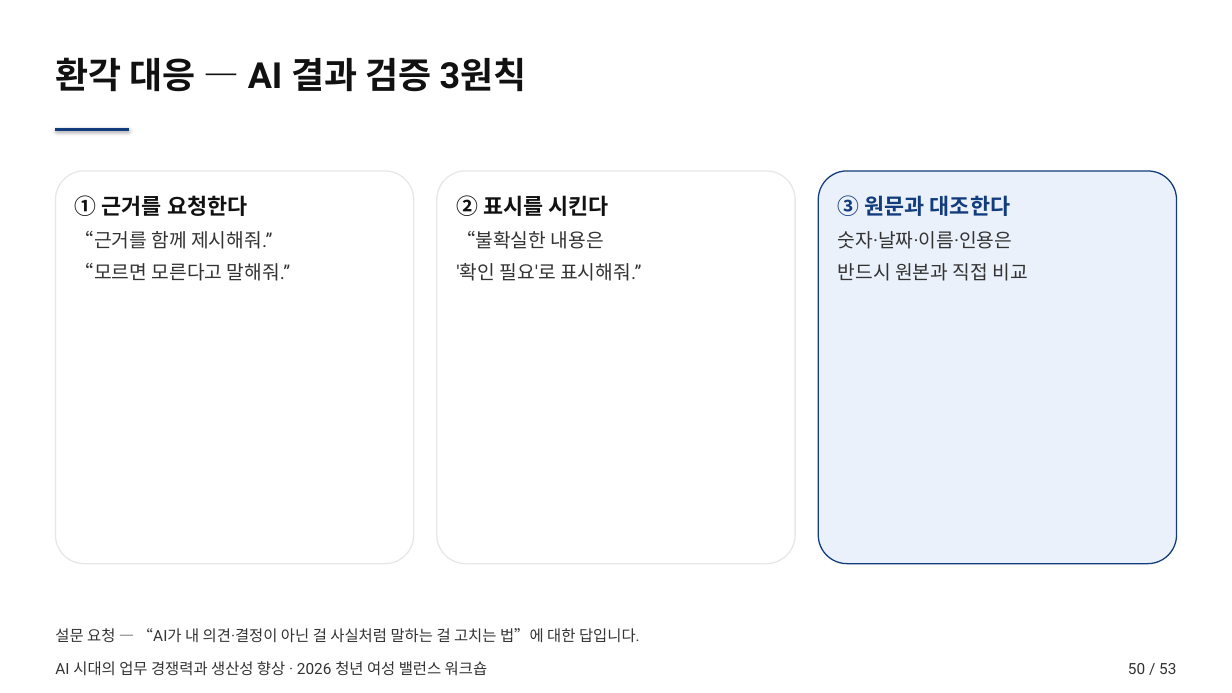
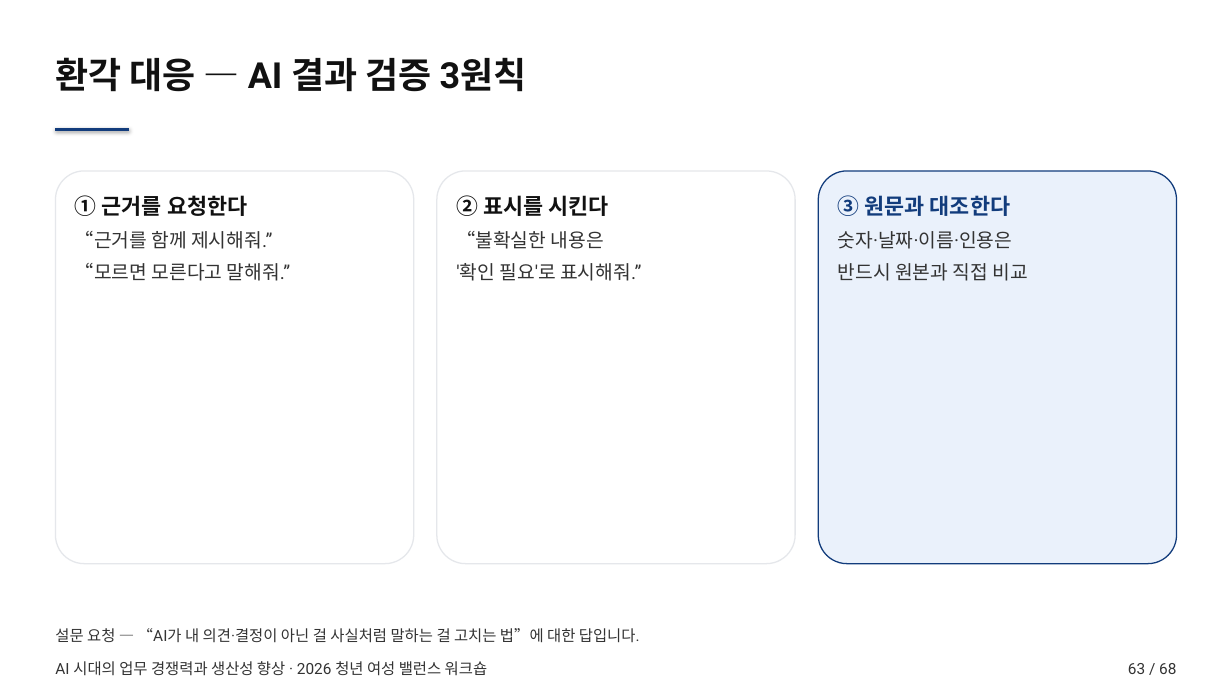
Before and after one commit to smilesjcha/how-to-work-better, a slide deck: slide 63 of lectures/20260723-worklife-ax-workshop/output/worklife-ax-workshop.pptx (slide 50 before the commit). Drawn at 1232x693 pixels with LibreOffice and Linux fonts; fonts in the diff are those of the drawing. Boxes give left, top, right and bottom in pixels: in the first picture for what was removed or moved away, otherwise in the second. Text is boxed around its words. In the diff, an @@ line names an element or a change of style, - is before the commit and + after.

```diff
--- a/lectures/20260723-worklife-ax-workshop/output/worklife-ax-workshop.pptx
+++ b/lectures/20260723-worklife-ax-workshop/output/worklife-ax-workshop.pptx
@@ text at (1128,663,1176,674): text changed @@
-50 / 53
+63 / 68
```
Also in this commit, not shown: 51 other slides changed, 15 slides added, 6 other files.
